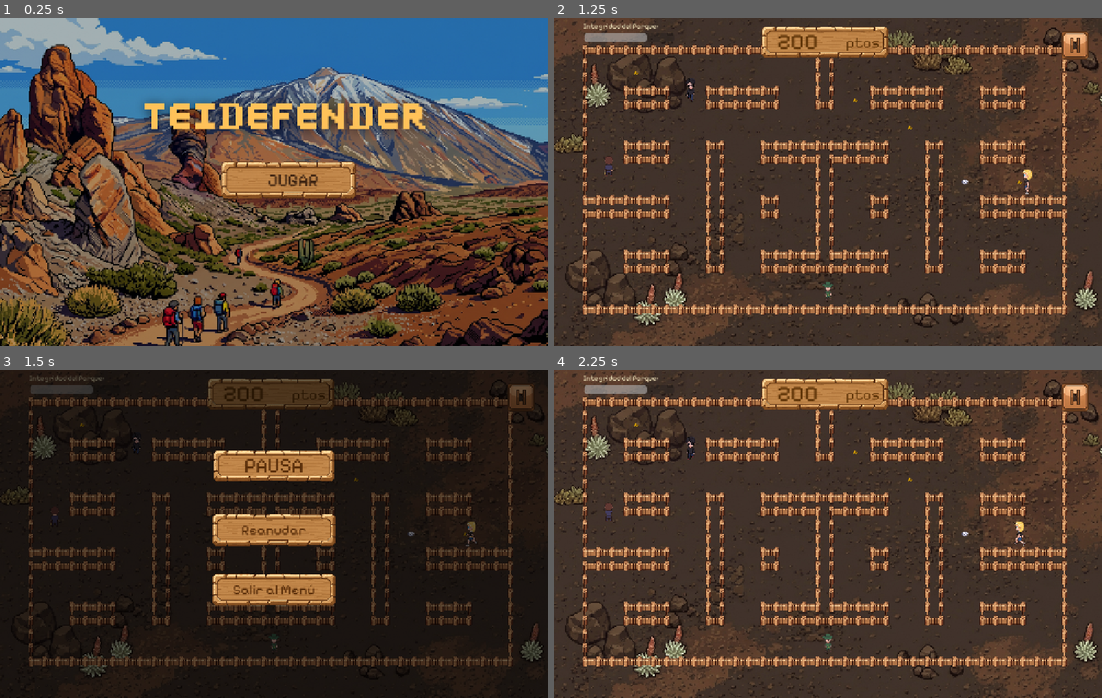
Above: before the commit, frames 1-4 (two rows, left to right).
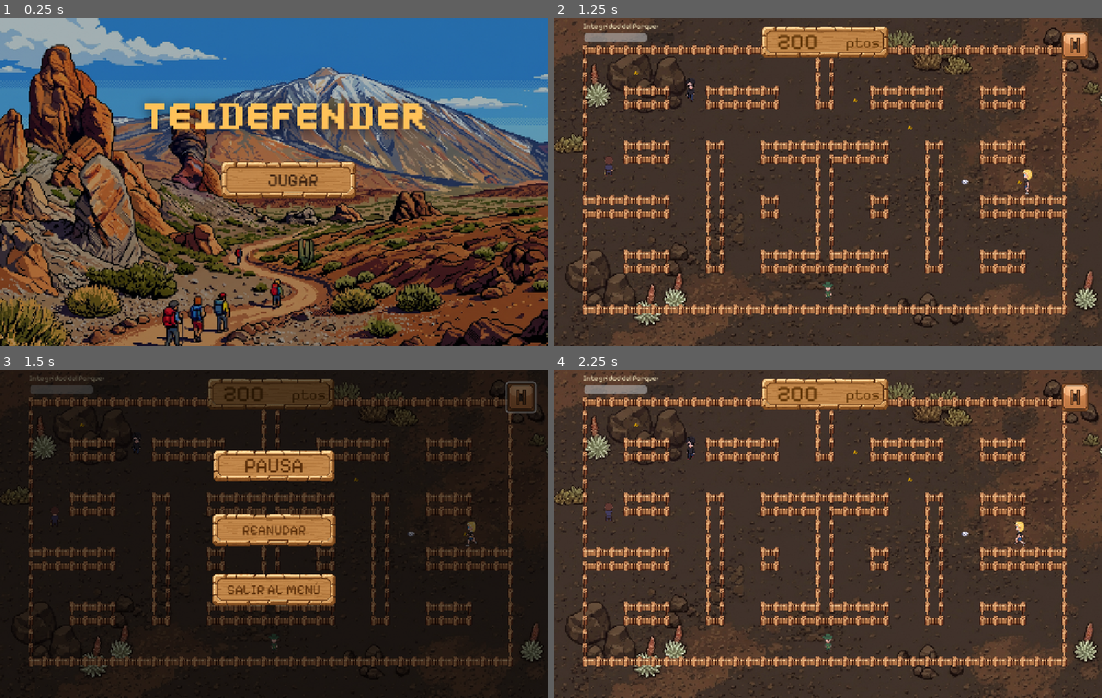
Above: after the commit, the same moments.

Repository: kiaramaldonado/teidefender
Game: Godot game, scene res://escenas/MenuPrincipal.tscn
The game is run twice, just before and just after one commit, with the same random seed, the same clock (stepped at 60 frames per second) and the same inputs. Sound files missing from this copy of the repository are replaced by a short silence.
Inputs (mouse positions are in pixels of both pictures, inside the frame that each line leads up to):
- Up to frame 1 (0.25 s): no input
- Up to frame 2 (1.25 s): click "JUGAR" at 0.5 s
- Up to frame 3 (1.5 s): click (520, 396) at 1.25 s
- Up to frame 4 (2.25 s): click "Reanudar" (after the commit: "REANUDAR") at 2 s

Frames 1-2 are identical in both runs. In frame 3, 0.5% of the frame differs, in the area x 41-98%, y 3-69%; in frame 4, nothing differs.

Commit message:
feat(hud): trim pause icon padding and outline it with a white border on hover

Diff:
--- a/escenas/Mundo.tscn
+++ b/escenas/Mundo.tscn
@@ -82,6 +82,18 @@
 texture_margin_right = 20.0
 texture_margin_bottom = 10.0
 
+[sub_resource type="StyleBoxFlat" id="StyleBoxFlat_bordepausa"]
+bg_color = Color(0, 0, 0, 0)
+border_width_left = 3
+border_width_top = 3
+border_width_right = 3
+border_width_bottom = 3
+border_color = Color(1, 1, 1, 1)
+corner_radius_top_left = 6
+corner_radius_top_right = 6
+corner_radius_bottom_right = 6
+corner_radius_bottom_left = 6
+
 [node name="Node2D" type="Node2D" unique_id=585555696]
 script = ExtResource("1_ypkjc")
 
@@ -168,11 +180,20 @@
 show_percentage = false
 
 [node name="BotonPausa" type="TextureButton" parent="HUD" unique_id=441000022]
-offset_left = 1169.0
-offset_top = 16.0
-offset_right = 1265.0
-offset_bottom = 112.0
+offset_left = 1185.0
+offset_top = 31.0
+offset_right = 1249.0
+offset_bottom = 97.0
 texture_normal = ExtResource("7_pause")
+
+[node name="BordeHoverPausa" type="Panel" parent="HUD" unique_id=441000032]
+visible = false
+mouse_filter = 2
+offset_left = 1181.0
+offset_top = 27.0
+offset_right = 1253.0
+offset_bottom = 101.0
+theme_override_styles/panel = SubResource("StyleBoxFlat_bordepausa")
 
 [node name="TimerBarraquito" type="Label" parent="HUD" unique_id=441000023]
 visible = false
@@ -249,7 +270,7 @@
 theme_override_styles/pressed = SubResource("StyleBoxTexture_pausa")
 theme_override_styles/hover = SubResource("StyleBoxTexture_pausa")
 theme_override_styles/focus = SubResource("StyleBoxTexture_pausa")
-text = "Reanudar"
+text = "REANUDAR"
 
 [node name="BotonSalir" type="Button" parent="HUD/MenuPausa" unique_id=441000029]
 layout_mode = 0
@@ -264,4 +285,4 @@
 theme_override_styles/pressed = SubResource("StyleBoxTexture_pausa")
 theme_override_styles/hover = SubResource("StyleBoxTexture_pausa")
 theme_override_styles/focus = SubResource("StyleBoxTexture_pausa")
-text = "Salir al Menú"
+text = "SALIR AL MENÚ"
--- a/scripts/Mundo.gd
+++ b/scripts/Mundo.gd
@@ -54,6 +54,8 @@
 	$HUD/MenuPausa.visible = false
 
 	$HUD/BotonPausa.pressed.connect(_toggle_pausa)
+	$HUD/BotonPausa.mouse_entered.connect(func(): $HUD/BordeHoverPausa.visible = true)
+	$HUD/BotonPausa.mouse_exited.connect(func(): $HUD/BordeHoverPausa.visible = false)
 	$HUD/MenuPausa/BotonReanudar.pressed.connect(_toggle_pausa)
 	$HUD/MenuPausa/BotonSalir.pressed.connect(_ir_al_menu)
 
Binary file changed: sprites/ui/pause.png
